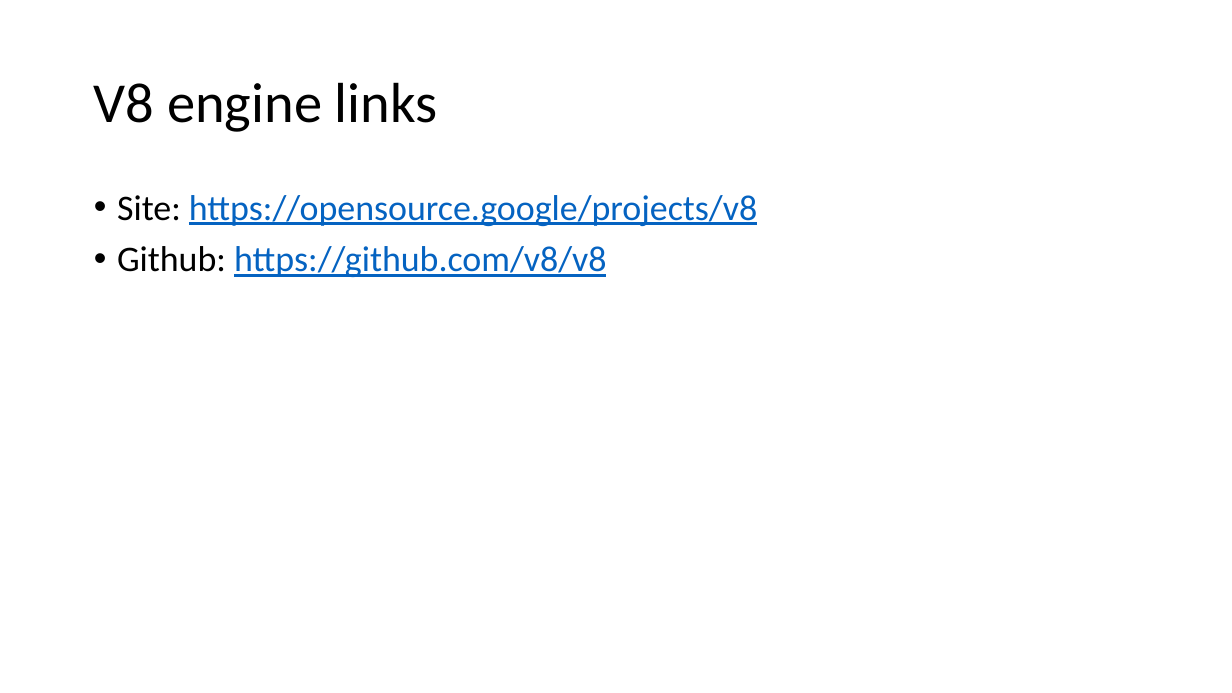
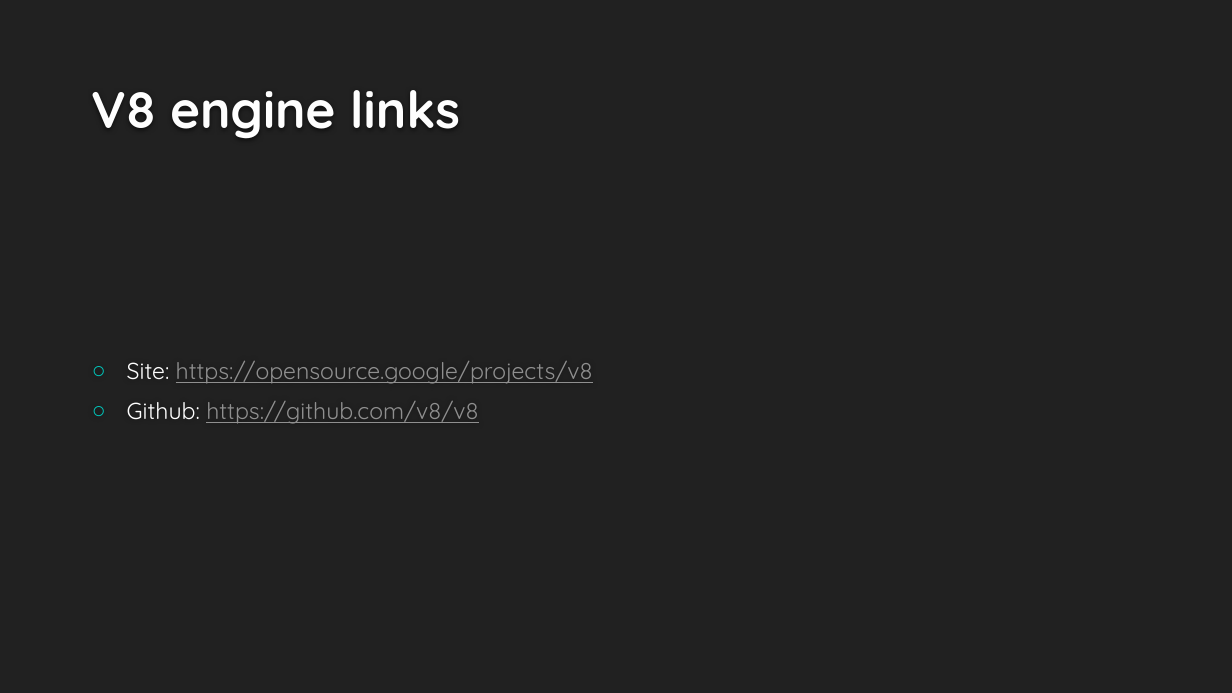
Before and after one commit to Prasundas99/Web-Development-Traning, a slide deck: slide 7 of 10.Node js/Node js.pptx. Drawn at 1232x693 pixels with LibreOffice and Linux fonts; fonts in the diff are those of the drawing; background and template pictures are left out. Boxes give left, top, right and bottom in pixels: in the first picture for what was removed or moved away, otherwise in the second. Text is boxed around its words. In the diff, an @@ line names an element or a change of style, - is before the commit and + after.

```diff
--- a/10.Node js/Node js.pptx
+++ b/10.Node js/Node js.pptx
@@ background #FFFFFF to #212121 @@
@@ title "V8 engine links": place and size @@
-title "V8 engine links" at box(94, 82, 438, 132)
+title "V8 engine links" at box(91, 90, 460, 139)
@@ title "V8 engine links" at box(91, 90, 460, 139): size 44 to 40 pt, font Calibri to Quicksand, text colour #000000 to #FEFEFE, bold on; line spacing 0.9 to 1; vertical alignment middle to bottom @@
@@ text "Site: https://opensource.google/projects/v8": place and size @@
-text "Site: https://opensource.google/projects/v8" at box(117, 195, 757, 277)
+text "Site: https://opensource.google/projects/v8" at box(127, 361, 593, 424)
@@ text "Site: https://opensource.google/projects/v8" at box(127, 361, 593, 424): size 28 to 18 pt, font Calibri to Quicksand; text colour #000000 to #FFFFFF in "Site:", "Github:"; text colour #0563C1 to #8F8F8F in "https://opensource.google/projects/v8", "https://github.com/v8/v8"; bullet • to ○; line spacing 0.9 to 1; vertical alignment top to middle @@
```
Also in this commit, not shown: 6 other slides changed, 2 slides added, 1 slide removed, 13 other files.
